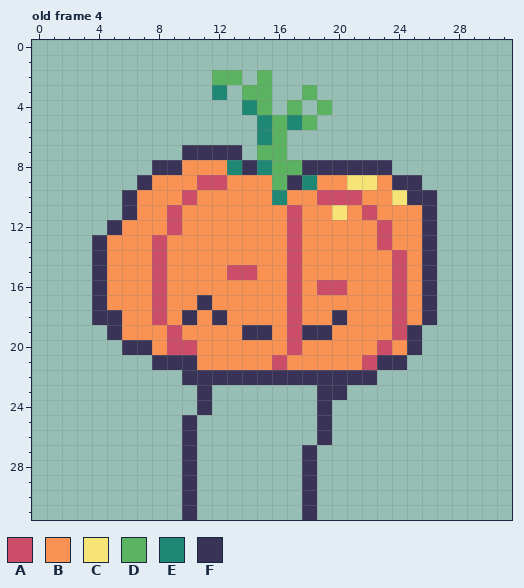
Edited in one commit: pixel-art file (Sprites/Kin/kin2.ase). The first picture shows the starting point.
32x32 pixels, 8 frames. Shown: old frame 4. The commit also changed other frames, which this record leaves out.
Palette (. is transparent): A #cb4d68  B #f99252  C #f7e476  D #5bb361  E #1e8875  F #393457
Pixels before, old frame 4, first column x 4:
 2 ........DD.D...........
 3 ........E.DD..D........
 4 ..........ED.D.D.......
 5 ...........EDED........
 6 ...........ED..........
 7 ......FFFF.DD..........
 8 ....FFBBBEFEDDFFFFFF...
 9 ...FBBBAABBBDFEBBCCBFF.
10 ..FBBBABBBBBEBBAAABBCFF
11 ..FBBABBBBBBBABBCBABBBF
12 .FBBBABBBBBBBABBBBBABBF
13 FBBBABBBBBBBBABBBBBABBF
14 FBBBABBBBBBBBABBBBBBABF
15 FBBBABBBBAABBABBBBBBABF
16 FBBBABBBBBBBBABAABBBABF
17 FBBBABBFBBBBBABBBBBBABF
18 FFBBABFBFBBBBABBFBBBABF
19 .FBBBABBBBFFBAFFBBBBAF.
20 ..FFBAABBBBBBABBBBBABF.
21 ....FFFBBBBBABBBBBAFF..
22 ......FFFFFFFFFFFFF....
23 .......F.......FF......
24 .......F.......F.......
25 ......F........F.......
26 ......F........F.......
27 ......F.......F........
28 ......F.......F........
29 ......F.......F........
30 ......F.......F........
31 ......F.......F........
Now the later version:
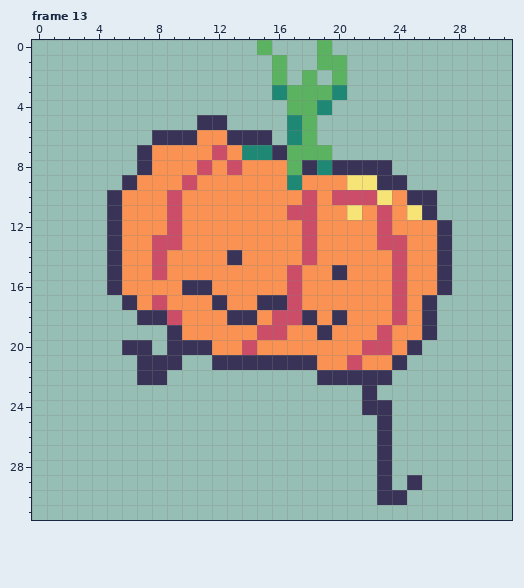
A new or re-ordered frame is compared with the old frame closest to it.
What changed:
frames 8 -> 15
Changed rows in their new state; - is an unchanged pixel.
Frame 13 is new; against old frame 4:
first column x 4:
 0 -----------D---D--------
 1 ------------D--DD-------
 2 --------..-.D-D-D-------
 3 --------.-..ED-DE-------
 4 ----------..--DE--------
 5 -------FF--..-----------
 6 ----FFFBBFFF.ED---------
 7 ---FBBBBABEEFDDD--------
 8 ---FBB-A-ABBB--E--------
 9 --FB--ABB---BEB----F-.--
10 -FB--AB-----B-AB--ACB---
11 -FB-----------A-BCBA-C--
12 -------------BA-------BF
13 .F---A-------BA-----A-BF
14 .F-------F---BA-------BF
15 .F-------BB-----F-----BF
16 .F--B-FF-------BB-----BF
17 ..F----BF--FF-----------
18 ...FFAB-BFF-A-F---------
19 -....F----BAABB----ABBF-
20 ----.FFF--A--B----A-----
21 ---F--..FFFFFFF--ABB----
22 ---FF-.........----F----
23 -------.-------..-F-----
24 -------.-------.--FF----
25 ------.--------.---F----
26 ------.--------.---F----
27 ------.-------.----F----
28 ------.-------.----F----
29 ------.-------.----F-F--
30 ------.-------.----FF---
31 ------.-------.---------
